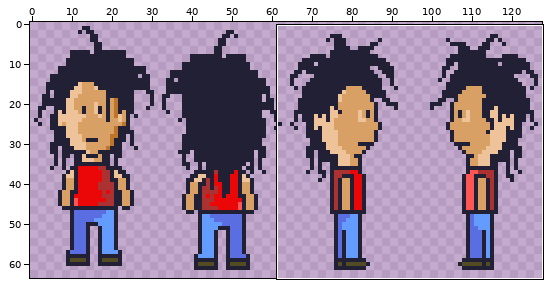
File history of a pixel-art file, images/alex.aseprite. The first picture is a wide view before the edit; the outline marks the close-up.
Close-up. Before:
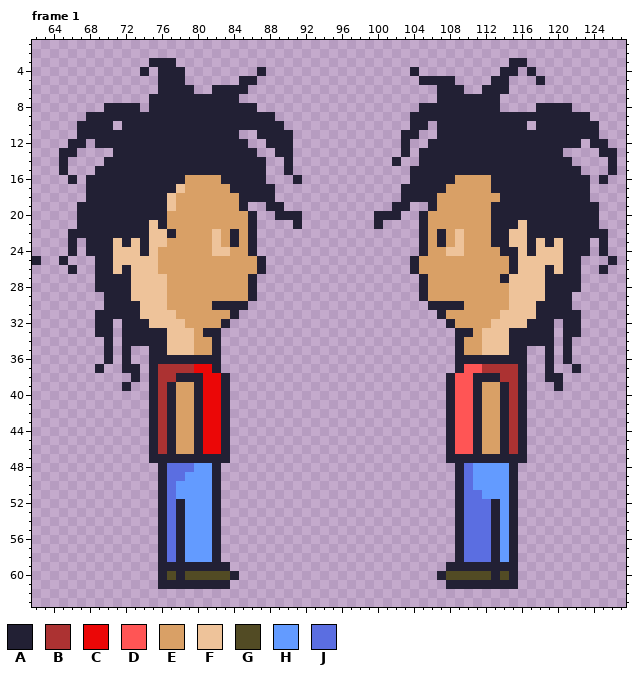
128x64 pixels, 9 frames. Shown: frame 1: x 62..127, y 1..63. The commit also changed other frames or places, which this record leaves out.
Palette (. is transparent): A #222034  B #ac3232  C #eb0707  D #ff5555  E #d9a066  F #eec39a  G #524b24  H #639bff  J #5b6ee1
Pixels before, frame 1 (only the part around the change), first column x 62:
 1 ..................................................................
 2 ..................................................................
 3 .............AAA.....................................AA...........
 4 ............A.AAA........A................A.........AA.A..........
 5 ..............AAA......AA..................AAAA....AA...A.........
 6 ..............AAAA..AAAA.....................AAA..AAA.............
 7 .............AAAAAAAAAA......................AAAAAAA..............
 8 ........AAAA.AAAAAAAAAAAA..................AAAAAAAAA....AAAA......
 9 ......AAAAAAAAAAAAAAAAAAAAA...............AAAAAAAAAAAAAAAAAAAA....
10 .....AAAA.AAAAAAAAAAAAAAAAAA..............AA.AAAAAAAAAA.AAAAAAA...
11 .....AAAAAAAAAAAAAAAAAA..AAAA............AA..AAAAAAAAAAAAAAAAAA...
12 ....AA.AAAAAAAAAAAAAAAAA..AAA............A..AAAAAAAAAAAAAAAAA.AA..
13 ...AA....AAAAAAAAAAAAAAAA..AA............A.AAAAAAAAAAAAAAAA....AA.
14 ...A....AAAAAAAAAAAAAAAAAA..A...........A..AAAAAAAAAAAAAAAAA....A.
15 ...A...AAAAAAAAAAAAAAAAAAA..A.............AAAAAAAAAAAAAAAAAAA...A.
16 ....A.AAAAAAAAAAAEEEEAAAAA...A............AAAAAEEEEAAAAAAAAAAA.A..
17 ......AAAAAAAAAAFEEEEEAAAAA..............AAAAAEEEEEAAAAAAAAAAA....
18 ......AAAAAAAAAFEEEEEEEAAAA..............AAAAEEEEEEEAAAAAAAAAA....
19 .....AAAAAAAAAAFEEEEEEEA..AA............AA..AEEEEEEAAAAAAAAAAAA...
20 .....AAAAAAAAAAEEEEEEEEEA..AAA........AAA..AEEEEEEEAAAAAAAAAAAA...
21 .....AAAAAAAAFAEEEEEEEEEA....A........A....AEEEEEEEAAAFAAAAAAAA...
22 ....AAAAAAAAAFFAEEEEFEAEA..................AEAEFEEEAAFFAAAAAAAAA..
23 ....A.AAAFAFAFFEEEEEFEAEA..................AEAEFEEEAAFFAFAFAAA.A..
24 ....A.AAAFFFAFEEEEEEFFEEA..................AEEFFEEEEAAFAFFFAAA.A..
25 A..A...AAFFFFFEEEEEEEEEEEA................AEEEEEEEEEEAFFFFFAA...A.
26 ....A..AAFAFFFEEEEEEEEEEEA................AEEEEEEEEEEAFFFAFAA..A..
27 .......AAAAFFFFEEEEEEEEEA..................AEEEEEEEEAFFFFAAAA.....
28 .......AAAAFFFFEEEEEEEEEA..................AEEEEEEEEEFFFFAAAA.....
29 ........AAAFFFFEEEEEEEEEA..................AEEEEEEEEEFFFFAAA......
30 ........AAAAFFFEEEEEAAAA....................AAAAEEEEEFFFAAAA......
31 .......AAAAAFFFFEEEEEEA......................AEEEEEEFFFFAAAAA.....
32 .......AA.AAAFFFFEEEEA........................AEEEEFFFFAAA.AA.....
33 .......AA.AAAAAFFFEAA..........................AAEFFFAAAAA.AA.....
34 ........A.AAAAAFFFEEA..........................AEEFFFAAAAA.A......
35 ........A.A..AAFFFEEA..........................AEEFFFAA..A.A......
36 ........A.A..AAAAAAAA..........................AAAAAAAA..A.A......
37 .......A..AA.ABBBBCCA..........................ADDBBBBA..A..A.....
38 ...........A.ABBAAACCA........................ADDAAABBA..AA.......
39 ..........A..ABAEEACCA........................ADDAEEABA...A.......
40 .............ABAEEACCA........................ADDAEEABA...........
41 .............ABAEEACCA........................ADDAEEABA...........
42 .............ABAEEACCA........................ADDAEEABA...........
43 .............ABAEEACCA........................ADDAEEABA...........
44 .............ABAEEACCA........................ADDAEEABA...........
45 .............ABAEEACCA........................ADDAEEABA...........
46 .............ABAEEACCA........................ADDAEEABA...........
47 .............AAAAAAAAA........................AAAAAAAAA...........
48 ..............AJJJHHA..........................AJHHHHA............
49 ..............AJJHHHA..........................AJHHHHA............
50 ..............AJHHHHA..........................AJHHHHA............
51 ..............AJHHHHA..........................AJJHHHA............
52 ..............AJAHHHA..........................AJJJAHA............
53 ..............AJAHHHA..........................AJJJAHA............
54 ..............AJAHHHA..........................AJJJAHA............
55 ..............AJAHHHA..........................AJJJAHA............
56 ..............AJAHHHA..........................AJJJAHA............
57 ..............AJAHHHA..........................AJJJAHA............
58 ..............AJAHHHA..........................AJJJAHA............
59 ..............AAAAAAAA........................AAAAAAAA............
60 ..............AGAGGGGGA......................AGGGGGAGA............
61 ..............AAAAAAAA........................AAAAAAAA............
62 ..................................................................
63 ..................................................................
The result:
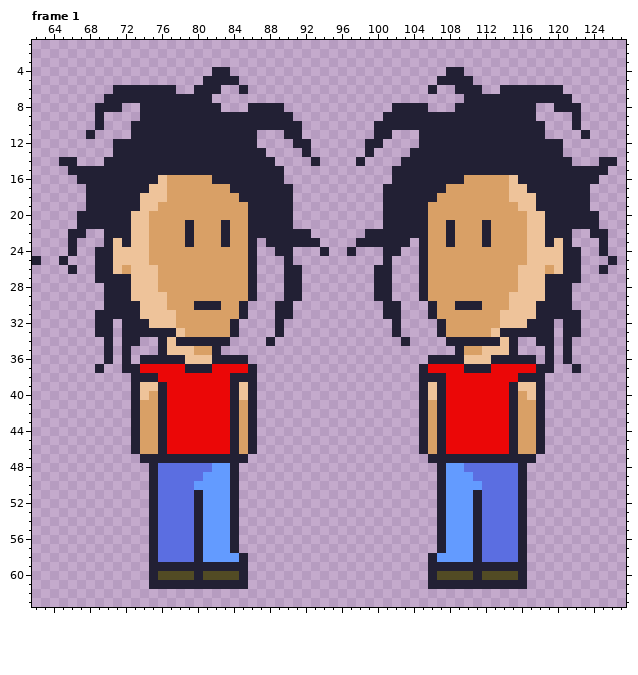
What changed:
Changed rows in their new state; - is an unchanged pixel.
Frame 1, layer "alex":
first column x 65:
 3 ----------...-------------------------------------..----------
 4 ---------.-...---AA---.----------------.---AA----..-.---------
 5 -----------...--AAAA..------------------..--AA--..---.--------
 6 ------AAAAA--..AA-..---------------------A..-AA..-AAAAAA------
 7 -----AAAAA-------...----------------------...----AAAAAAAA-----
 8 ----A--..A--------...-AAA------------AAA-...-----AAAA..--A----
 9 ---.-....---------------AA----------AAA--------------....-.---
10 --..-.-.-----------------AA--------AAAA--A----------A-...-..--
11 --.-....------------AA...-A--------AA-..AA------------....-.--
12 -..-..---------------A-...AA------AA--.-A---------------..-..-
13 ..--------------------A-..-A------A---.A--------------------..
14 -A---------------------A-.--A----A---.AA--------------------A-
15 .AAA-------------------AA.-----------AA-------------------AAA.
16 -.A--------FEE---A-----AA-.----------AA-----A---EEF--------A.-
17 ----------FFEE----------AA----------AA----------EEFF----------
18 ---------FFFE-----------AA----------AA-----------EFFF---------
19 --.------FFEE-------EAA--A----------A--AAE------EEEFF------.--
20 --------FFEE----------AA--.--------.--AA--------EEEEFF--------
21 --------FFEE--A---A---AAAA.--------.AAAA---A---AEEEEFF--------
22 ---..---FFEEE-A--EAE--AAAAAA------AAAAAA--EAE--AEEEEFF---..---
23 ---..----FEE--A--EAE---AAAAAA----AAAAAA---EAE--AEEEEF----..---
24 ---.-----FE------EE-----AA---A--A---AA-----EE----EEEF-----.---
25 ----------E----------A.--A----------A--.A---------EE----------
26 -------E-------------A.--AA--------AA--.A---------E---E-------
27 -----------E-------------AA--------AA------------EE-----------
28 ----.------E-------------AA--------AA-------------E------.----
29 -------------------------AA--------AA-------------------------
30 ---------------AA-EE----AA----------AA----EE-AA---------------
31 -------------------EA---AA----------AA---AE-------------------
32 -------------E----EA----A------------A----AE----E-------------
33 ------------A-E-EEEA----A------------A----AEEE-E-A------------
34 ---------..--AAAA-A----A--------------A----A-AAAA--..---------
35 ----------.----------------------------------------.----------
36 ---------A----FFF-AAA--------------------AAA-FFF----A---------
37 ---------CCCCCAAACCCCA------------------ACCCCAAACCCCCA--------
38 ---------A-CCCCC--CAAA------------------AAACCCCCCCC-AA..------
39 -------.AFFACCCC--CAFA------------------AFACCCCCCCAFFA-.------
40 --------AFEACCCC--CAFA------------------AFACCCCCCCAEFA--------
41 --------AEEACCCC--CAEA------------------AEACCCCCCCAEEA--------
42 --------AEEACCCC--CAEA------------------AEACCCCCCCAEEA--------
43 --------AEEACCCC--CAEA------------------AEACCCCCCCAEEA--------
44 --------AEEACCCC--CAEA------------------AEACCCCCCCAEEA--------
45 --------AEEACCCC--CAEA------------------AEACCCCCCCAEEA--------
46 --------AEEACCCC--CAEA------------------AEACCCCCCCAEEA--------
47 ---------A---------AA--------------------AA---------A---------
48 ----------AJ---JJHHA----------------------AHH-JJJJJA----------
49 ----------AJ--JJ-HHA----------------------AHHHJJJJJA----------
50 ----------AJ-JJ--HHA----------------------AHHH-JJJJA----------
51 ----------AJ-JJA-HHA----------------------AHHHAJJJJA----------
52 ----------AJ-JJA-HHA----------------------AHHHA-JJJA----------
53 ----------AJ-JJA-HHA----------------------AHHHA-JJJA----------
54 ----------AJ-JJA-HHA----------------------AHHHA-JJJA----------
55 ----------AJ-JJA-HHA----------------------AHHHA-JJJA----------
56 ----------AJ-JJA-HHA----------------------AHHHA-JJJA----------
57 ----------AJ-JJA-HHA----------------------AHHHA-JJJA----------
58 ----------AJ-JJA-HHHA--------------------AHHHHA-JJJA----------
59 ----------A--------AA--------------------AA--------A----------
60 ----------AG-G-A---GA--------------------AG---A-G-GA----------
61 ----------A--------AA--------------------AA--------A----------
Pixel boxes of the changes (left, top, right, bottom) in both close-ups:
changed: (59, 58, 617, 589)
